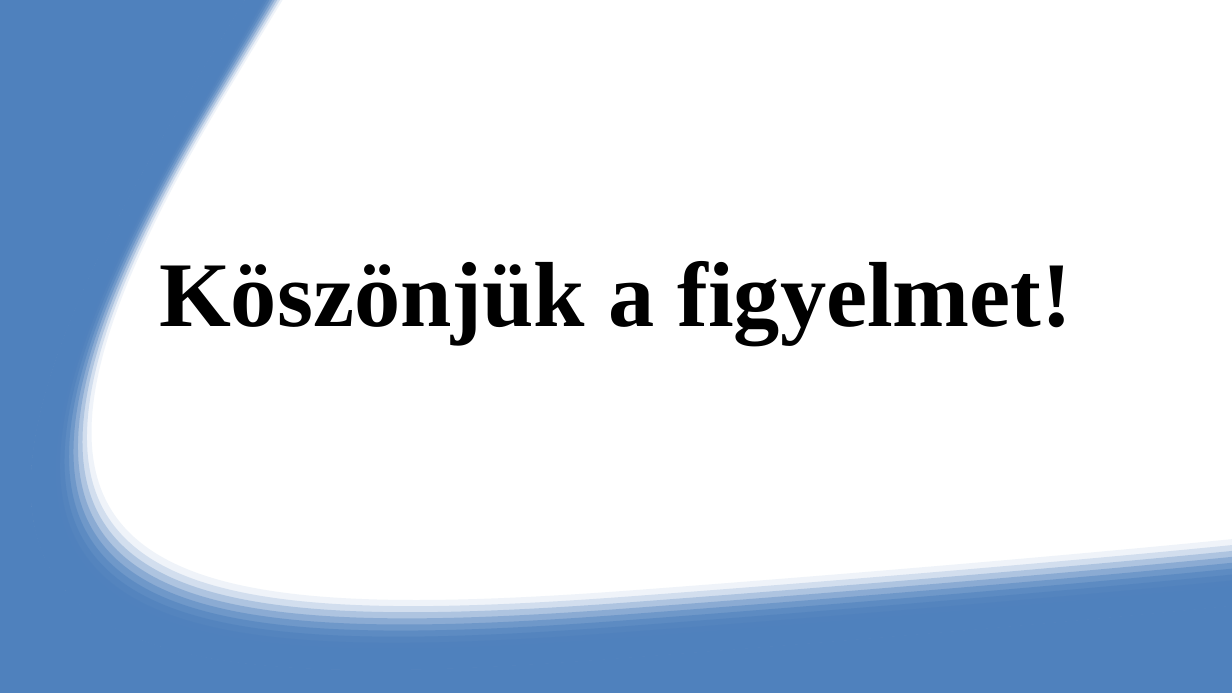
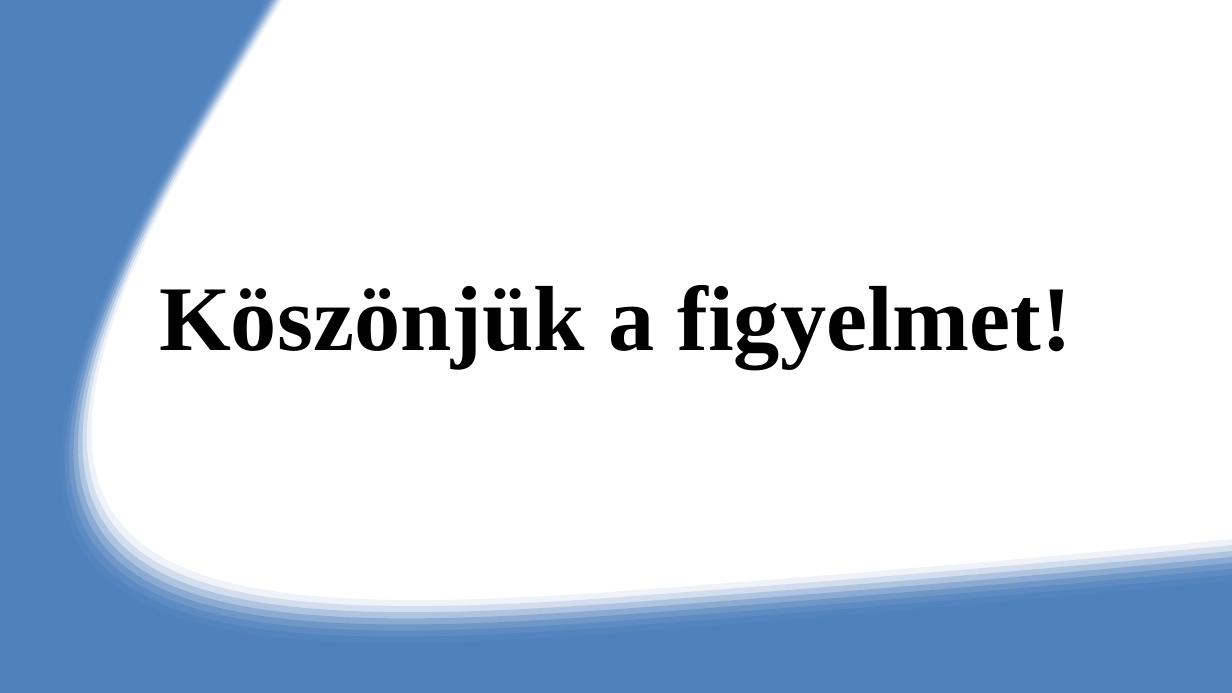
Before and after one commit to NoSignificantFrustration/RF1, a slide deck: slide 8 of Projekt_bemutatás.pptx (slide 11 before the commit). Drawn at 1232x693 pixels with LibreOffice and Linux fonts; fonts in the diff are those of the drawing. Boxes give left, top, right and bottom in pixels: in the first picture for what was removed or moved away, otherwise in the second. Text is boxed around its words. In the diff, an @@ line names an element or a change of style, - is before the commit and + after.

```diff
--- a/Projekt_bemutatás.pptx
+++ b/Projekt_bemutatás.pptx
@@ title "Köszönjük a figyelmet!": place and size @@
-title "Köszönjük a figyelmet!" at box(159, 261, 1073, 343)
+title "Köszönjük a figyelmet!" at box(159, 285, 1073, 367)
```
Also in this commit, not shown: 4 other slides changed, 3 slides removed.
